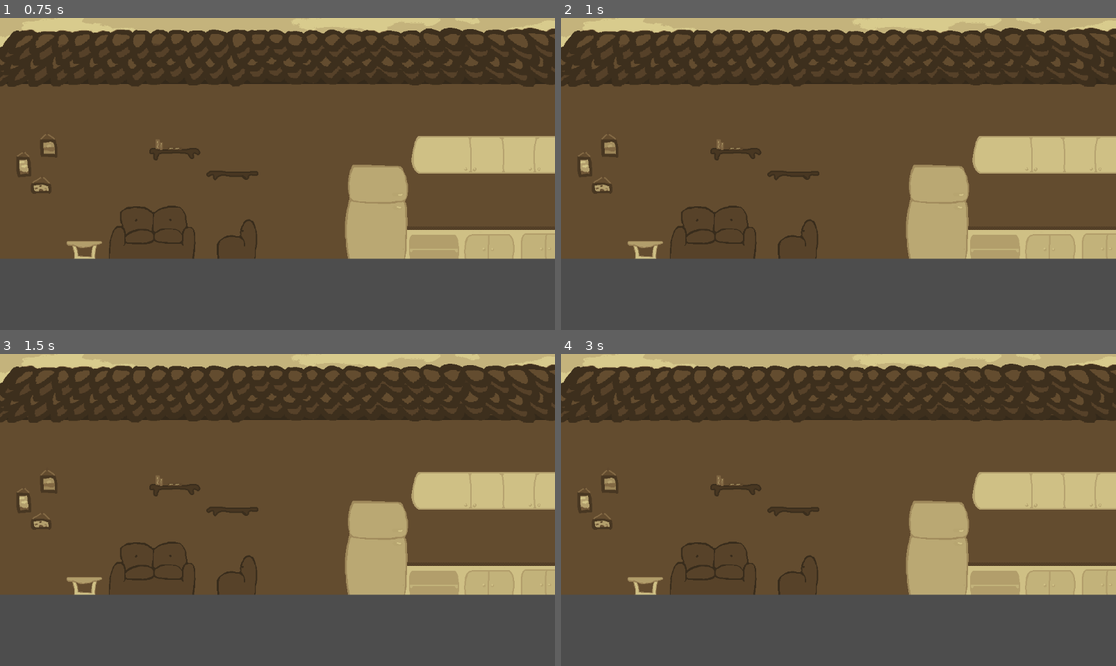
Above: before the commit, frames 1-4 (two rows, left to right).
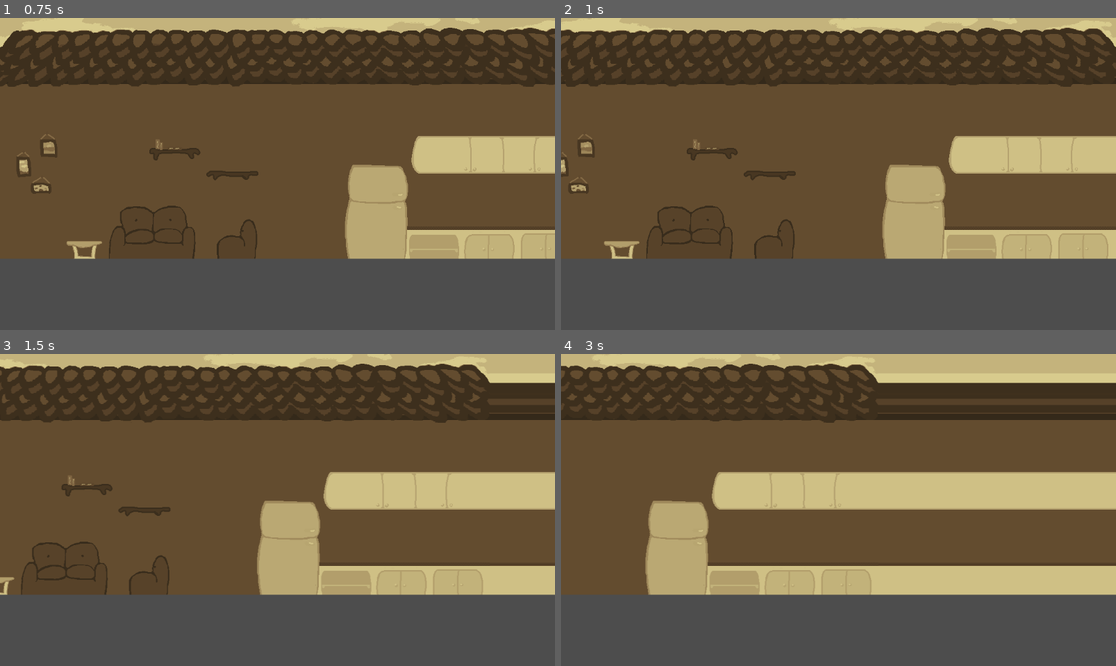
Above: after the commit, the same moments.

Repository: DanielsHeincis/pet-overflow
Game: Godot game, scene res://scenes/areas/pudio.tscn
Two runs of this game, one before a commit and one after it. Both use one fixed random seed, a clock stepped at 60 frames per second and the inputs below.
Inputs (mouse positions are in pixels of both pictures, inside the frame that each line leads up to):
- Up to frame 1 (0.75 s): tap Enter (ui_accept) at 0.5 s; move the mouse to (399, 158) at 0.52 s; hold Right (ui_right) from 0.53 s (still down); click (399, 158) at 0.67 s
- Up to frame 2 (1 s): keep holding Right (ui_right); tap Enter (ui_accept) at 0.77 s
- Up to frame 3 (1.5 s): release Right (ui_right) at 1.25 s; drag from (166, 525) to (482, 475) at 1.27 s
- Up to frame 4 (3 s): tap Enter (ui_accept) at 2 s; move the mouse to (894, 441) at 2.02 s; hold Right (ui_right) 2.03-2.75 s; drag from (810, 572) to (672, 463) at 2.77 s

Frame 1 is identical in both runs. In frame 2, 9.8% of the frame differs, in the area x 0-100%, y 3-78%; in frame 3, 16%; in frame 4, 23%.

Commit message:
Now camer movement works

Diff:
--- a/pet-overflow/project.godot
+++ b/pet-overflow/project.godot
@@ -18,3 +18,22 @@
 [autoload]
 
 Globals="*res://scripts/globals.gd"
+
+[input]
+
+ui_left={
+"deadzone": 0.5,
+"events": [Object(InputEventKey,"resource_local_to_scene":false,"resource_name":"","device":0,"window_id":0,"alt_pressed":false,"shift_pressed":false,"ctrl_pressed":false,"meta_pressed":false,"pressed":false,"keycode":4194319,"physical_keycode":0,"key_label":0,"unicode":0,"location":0,"echo":false,"script":null)
+, Object(InputEventJoypadButton,"resource_local_to_scene":false,"resource_name":"","device":0,"button_index":13,"pressure":0.0,"pressed":false,"script":null)
+, Object(InputEventJoypadMotion,"resource_local_to_scene":false,"resource_name":"","device":0,"axis":0,"axis_value":-1.0,"script":null)
+, Object(InputEventKey,"resource_local_to_scene":false,"resource_name":"","device":-1,"window_id":0,"alt_pressed":false,"shift_pressed":false,"ctrl_pressed":false,"meta_pressed":false,"pressed":false,"keycode":0,"physical_keycode":65,"key_label":0,"unicode":97,"location":0,"echo":false,"script":null)
+]
+}
+ui_right={
+"deadzone": 0.5,
+"events": [Object(InputEventKey,"resource_local_to_scene":false,"resource_name":"","device":-1,"window_id":0,"alt_pressed":false,"shift_pressed":false,"ctrl_pressed":false,"meta_pressed":false,"pressed":false,"keycode":4194321,"physical_keycode":0,"key_label":0,"unicode":0,"location":0,"echo":false,"script":null)
+, Object(InputEventJoypadButton,"resource_local_to_scene":false,"resource_name":"","device":0,"button_index":14,"pressure":0.0,"pressed":false,"script":null)
+, Object(InputEventJoypadMotion,"resource_local_to_scene":false,"resource_name":"","device":0,"axis":0,"axis_value":1.0,"script":null)
+, Object(InputEventKey,"resource_local_to_scene":false,"resource_name":"","device":-1,"window_id":0,"alt_pressed":false,"shift_pressed":false,"ctrl_pressed":false,"meta_pressed":false,"pressed":false,"keycode":0,"physical_keycode":68,"key_label":0,"unicode":100,"location":0,"echo":false,"script":null)
+]
+}
--- a/pet-overflow/scenes/areas/pudio.tscn
+++ b/pet-overflow/scenes/areas/pudio.tscn
@@ -1,7 +1,8 @@
-[gd_scene load_steps=4 format=3 uid="uid://bfyexxpv84db0"]
+[gd_scene load_steps=5 format=3 uid="uid://bfyexxpv84db0"]
 
 [ext_resource type="Script" uid="uid://be5xiquvogvse" path="res://scripts/room.gd" id="1_d6gta"]
 [ext_resource type="Texture2D" uid="uid://cbl14t5ee7yu1" path="res://assets/roomfinal.png" id="2_rjsyl"]
+[ext_resource type="Script" uid="uid://ci3jbnvyxslc5" path="res://scripts/camera_controller.gd" id="3_yinoh"]
 
 [sub_resource type="RectangleShape2D" id="RectangleShape2D_sfq63"]
 size = Vector2(2000, 500)
@@ -62,3 +63,6 @@
 
 [node name="Point6" type="Marker2D" parent="PetSpawnPoints"]
 position = Vector2(1800, 400)
+
+[node name="MainCamera" type="Camera2D" parent="."]
+script = ExtResource("3_yinoh")
--- a/pet-overflow/scenes/pets/julija.tscn
+++ b/pet-overflow/scenes/pets/julija.tscn
@@ -22,10 +22,11 @@
 	# To be implemented in the spawn manager
 	# Make sprite a nice purple color
 	if pet.has_node(\"Sprite/ColorRect\"):
-		pet.get_node(\"Sprite/ColorRect\").color = Color(0.6, 0.2, 0.8)"
+		pet.get_node(\"Sprite/ColorRect\").color = Color(0.6, 0.2, 0.8)
+"
 
-[sub_resource type="CircleShape2D" id="CircleShape2D_usvai"]
-radius = 50.0
+[sub_resource type="RectangleShape2D" id="RectangleShape2D_g6qut"]
+size = Vector2(104, 104)
 
 [node name="Julija" type="Area2D"]
 script = ExtResource("1_anhdg")
@@ -34,15 +35,15 @@
 script = SubResource("GDScript_julija")
 
 [node name="Label" type="Label" parent="."]
-offset_left = -32.0
-offset_top = -65.0
-offset_right = 32.0
-offset_bottom = -39.0
+offset_left = -33.0
+offset_top = -83.0
+offset_right = 31.0
+offset_bottom = -57.0
 text = "Julija"
 horizontal_alignment = 1
 
 [node name="CollisionShape2D" type="CollisionShape2D" parent="."]
-shape = SubResource("CircleShape2D_usvai")
+shape = SubResource("RectangleShape2D_g6qut")
 
 [node name="Sprite" type="Node2D" parent="."]
 
--- a/pet-overflow/scenes/pets/wet_owl.tscn
+++ b/pet-overflow/scenes/pets/wet_owl.tscn
@@ -19,7 +19,8 @@
 	pet.preferred_objects = [\"water_glass\"]
 	pet.forbidden_objects = [\"bath\", \"card_deck\", \"gameboy\", \"hour_glass\", \"jam_jar\", \"outside_door\", \"toast\", \"wooden_spoon\"]
 	pet.satisfaction_decay_rate = 0.05
-	pet.wrath_increase_rate = 0.2"
+	pet.wrath_increase_rate = 0.2
+"
 
 [sub_resource type="SpriteFrames" id="SpriteFrames_lamont"]
 animations = [{
--- a/pet-overflow/scripts/pet.gd
+++ b/pet-overflow/scripts/pet.gd
@@ -370,10 +370,12 @@
 
 			# Flip sprite based on movement direction
 			if has_node("Sprite") or has_node("AnimatedSprite2D"):
-				if move_direction.x < 0:
-					scale.x = -1 * abs(scale.x) # Face left
-				else:
-					scale.x = abs(scale.x) # Face right
+				if has_node("Sprite2D"):
+					$Sprite2D.flip_h = move_direction.x < 0
+				elif has_node("AnimatedSprite2D"):
+					$AnimatedSprite2D.flip_h = move_direction.x < 0
+				#else:
+				#	scale.x = abs(scale.x) # Face right
 	else:
 		idle_timer -= delta
 		if idle_timer <= 0:
Not shown, changed: README.md
